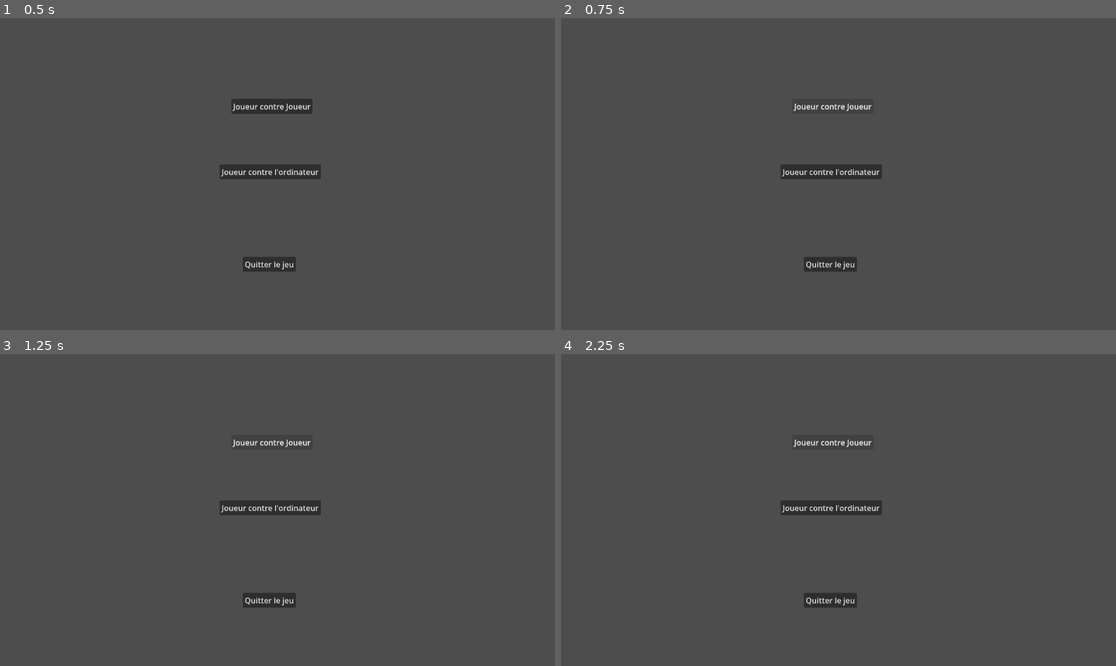
Above: before the commit, frames 1-4 (two rows, left to right).
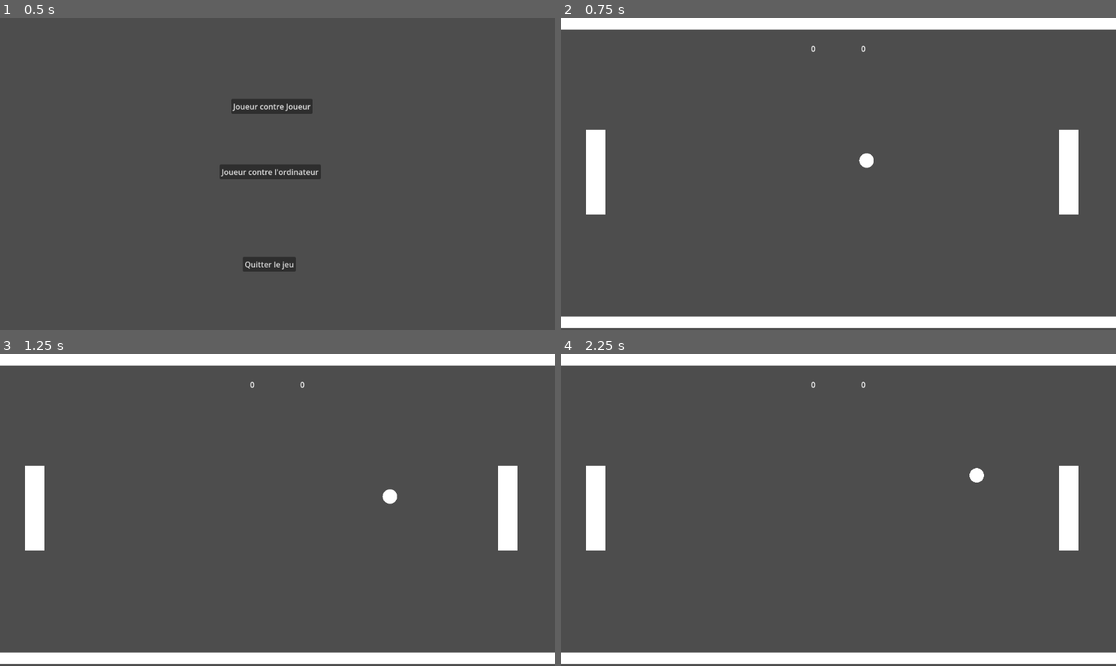
Above: after the commit, the same moments.

Repository: Doun92/pong
Game: Godot game, scene res://scenes/main.tscn
Same seed, same stepped clock (60 frames per second), same inputs: the game is played once before the commit and once after it.
Inputs (mouse positions are in pixels of both pictures, inside the frame that each line leads up to):
- Up to frame 1 (0.5 s): no input
- Up to frame 2 (0.75 s): click "Joueur contre Joueur" at 0.5 s
- Up to frame 3 (1.25 s): no input
- Up to frame 4 (2.25 s): click (832, 506) at 1.25 s, where only the run before the commit has a clickable "Joueur contre l'ordinateur"; click (832, 441) at 2 s, where only the run before the commit has a clickable "Joueur contre Joueur"

Frame 1 is identical in both runs. In frame 2, 11% of the frame differs, in the area x 0-100%, y 0-100%; in frame 3, 11%; in frame 4, 11%.

Commit message:
Add GameData autoload and menu handlers
Register a GameData autoload and add a simple game_type holder (scripts/gameData.gd + uid). Connect main menu buttons in main.tscn and add corresponding handlers in scripts/main.gd (pvp switches to partie.tscn; pve and exit left as TODO). Update raquette_default_script.gd to skip player 2 input when GameData.game_type == "pve" so AI can control the second paddle.

Diff:
--- a/project.godot
+++ b/project.godot
@@ -14,6 +14,10 @@
 run/main_scene="uid://b8jse14elm3fb"
 config/features=PackedStringArray("4.6", "GL Compatibility")
 config/icon="res://icon.svg"
+
+[autoload]
+
+GameData="*uid://d3hkbegvybvxi"
 
 [input]
 
--- a/scenes/main.tscn
+++ b/scenes/main.tscn
@@ -25,3 +25,7 @@
 offset_right = 614.0
 offset_bottom = 527.0
 text = "Quitter le jeu"
+
+[connection signal="pressed" from="pvp_button" to="." method="_on_pvp_button_pressed"]
+[connection signal="pressed" from="pve_button" to="." method="_on_pve_button_pressed"]
+[connection signal="pressed" from="exit_button" to="." method="_on_exit_button_pressed"]
--- /dev/null
+++ b/scripts/gameData.gd
@@ -0,0 +1,3 @@
+extends Node
+
+var game_type = ""
--- a/scripts/main.gd
+++ b/scripts/main.gd
@@ -9,3 +9,14 @@
 # Called every frame. 'delta' is the elapsed time since the previous frame.
 func _process(delta: float) -> void:
 	pass
+
+
+func _on_pvp_button_pressed() -> void:
+	get_tree().change_scene_to_file("res://scenes/partie.tscn")
+
+func _on_pve_button_pressed() -> void:
+	pass # Replace with function body.
+
+
+func _on_exit_button_pressed() -> void:
+	pass # Replace with function body.
--- a/scripts/raquette_default_script.gd
+++ b/scripts/raquette_default_script.gd
@@ -5,12 +5,15 @@
 const SPEED = 200
 
 func _physics_process(delta: float) -> void:
-	if Input.is_action_pressed("joueur-" + str(joueur_numero) + "-haut"):
-		velocity.y = -SPEED
-	elif Input.is_action_pressed("joueur-" + str(joueur_numero) + "-bas"):
-		velocity.y = SPEED
+	if joueur_numero == 2 and GameData.game_type == "pve":
+		pass
 	else:
-		velocity.y = 0
+		if Input.is_action_pressed("joueur-" + str(joueur_numero) + "-haut"):
+			velocity.y = -SPEED
+		elif Input.is_action_pressed("joueur-" + str(joueur_numero) + "-bas"):
+			velocity.y = SPEED
+		else:
+			velocity.y = 0
 	velocity.x = 0
 
 	move_and_slide()
Not shown, added: scripts/gameData.gd.uid
